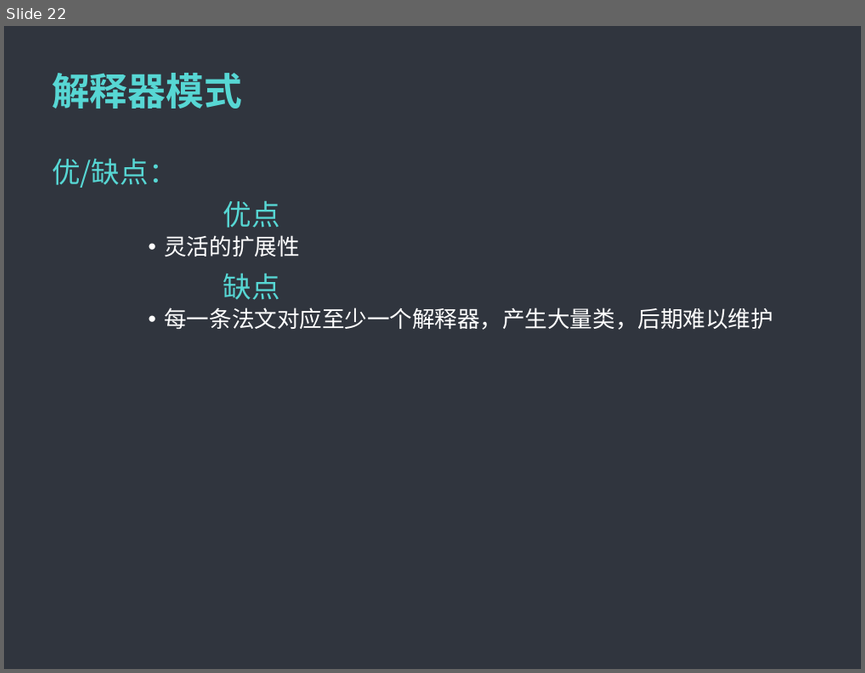
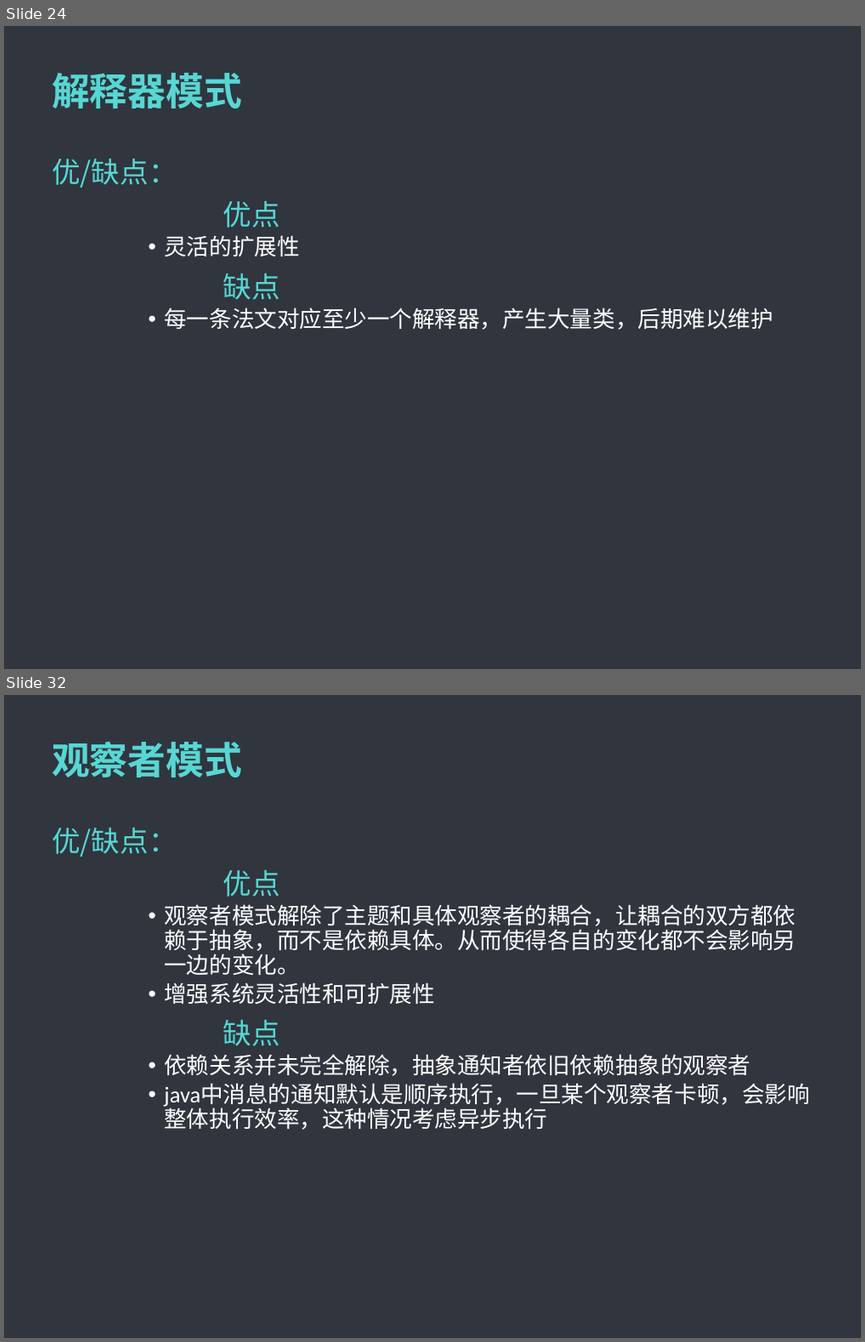
Before and after one commit to MintLy/JavaDesignMode, a slide deck: DesignMode.ppt. Shown one above the other, each under a label of ours: slide 22 before the commit, slides 24 and 32 after it; the slides between them are not shown. The pictures are 865x673 and 865x1342 pixels, drawn with LibreOffice and Linux fonts; fonts in the diff are those of the drawing; background and template pictures are left out. Boxes give left, top, right and bottom in pixels: in the first picture for what was removed or moved away, otherwise in the second. Text is boxed around its words. In the diff, an @@ line names an element or a change of style, - is before the commit and + after.

```diff
--- a/DesignMode.ppt
+++ b/DesignMode.ppt
@@ slide 32 added at bbox=[4, 695, 861, 1338], background #5F5F5F; not listed: 1 template element that a slide beside it also shows @@
@@ title added at bbox=[52, 741, 242, 777], 32 pt, text #57D7D4, bold @@
+观察者模式
@@ text added at bbox=[52, 828, 809, 1129], 19 pt, text #FFFFFF @@
+优/缺点：
+优点
+      • 观察者模式解除了主题和具体观察者的耦合，让耦合的双方都依赖于抽象，而不是依赖具体。从而使得各自的变化都不会影响另一边的变化。
+      • 增强系统灵活性和可扩展性
+缺点
+      • 依赖关系并未完全解除，抽象通知者依旧依赖抽象的观察者
+      • java中消息的通知默认是顺序执行，一旦某个观察者卡顿，会影响整体执行效率，这种情况考虑异步执行
@@ what was slide 22 is now slide 24 @@
```
Also in this commit, not shown: 1 slide changed, 21 other slides added, 7 other files.
